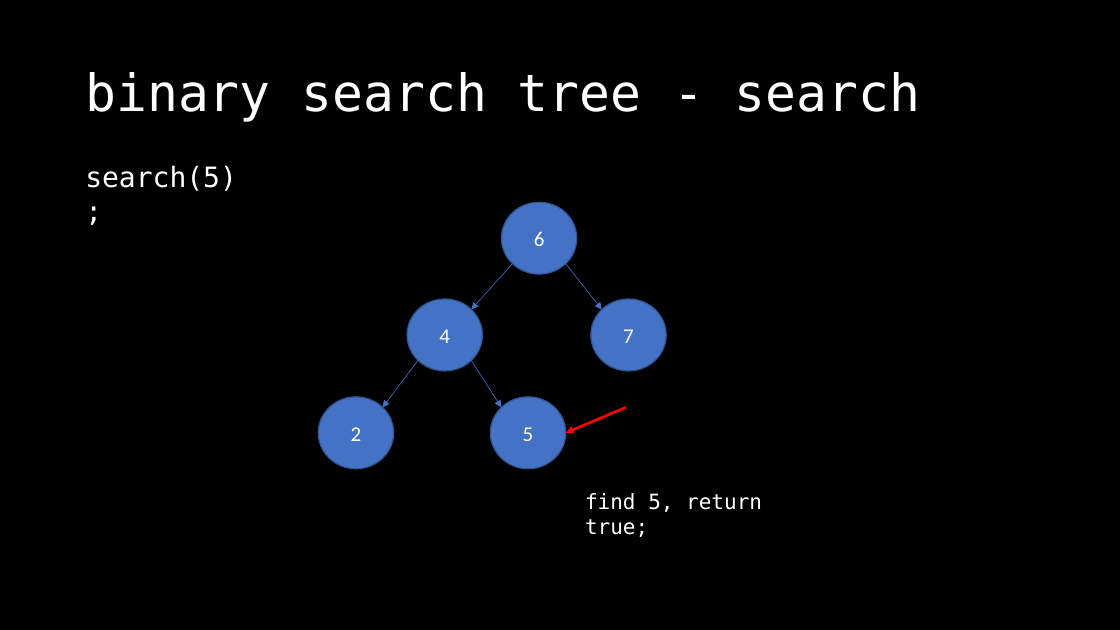
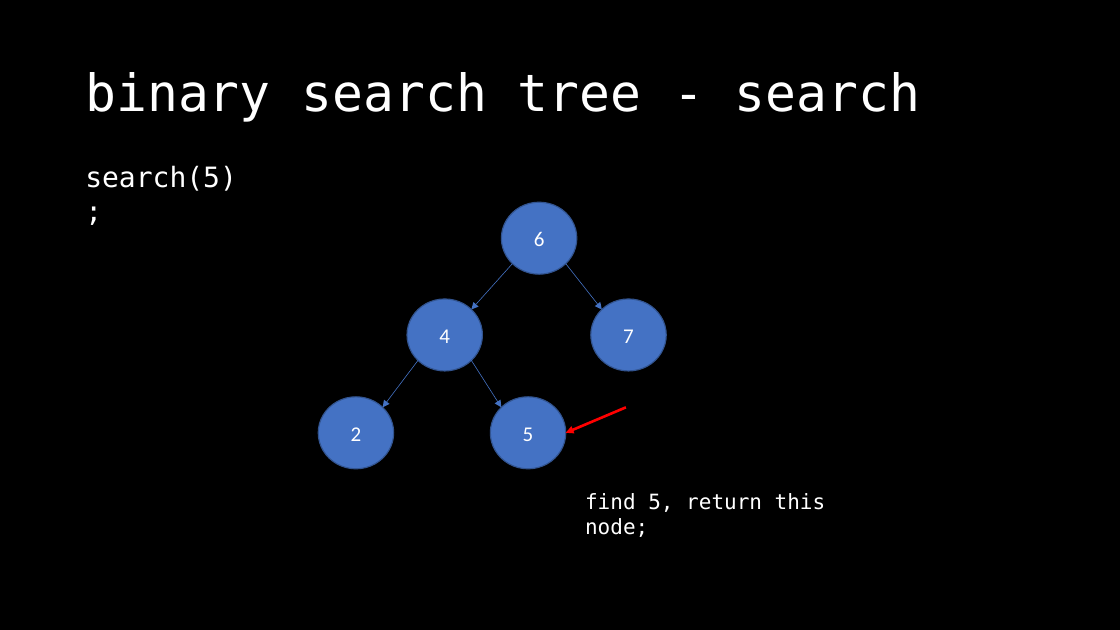
Before and after one commit to OEmiliatanO/those_c_prog_didnt_teach, a slide deck: slide 109 of Ch3/Ch3-data structure.pptx. Drawn at 1120x630 pixels with LibreOffice and Linux fonts; fonts in the diff are those of the drawing. Boxes give left, top, right and bottom in pixels: in the first picture for what was removed or moved away, otherwise in the second. Text is boxed around its words. In the diff, an @@ line names an element or a change of style, - is before the commit and + after.

```diff
--- a/Ch3/Ch3-data structure.pptx
+++ b/Ch3/Ch3-data structure.pptx
@@ text at [585,493,826,537]: text changed @@
-find 5, return true;
+find 5, return this node;
```
Also in this commit, not shown: 8 other slides changed, 5 other files.
